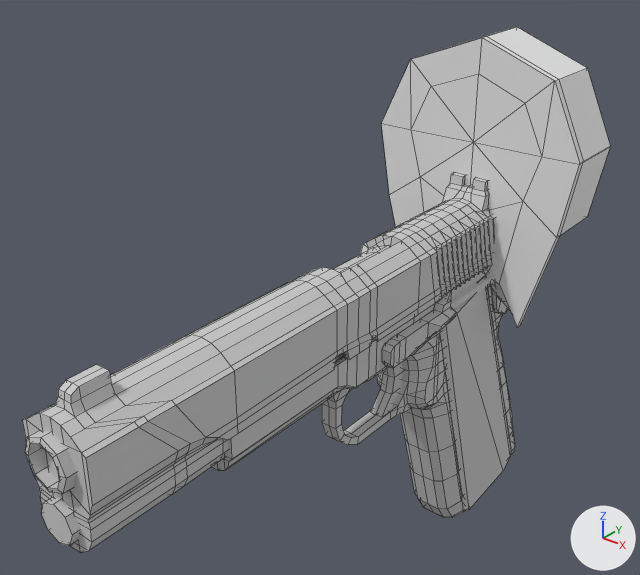
The FBX model assets/colt_1911_a1.FBX: old version first, new version second.
Before and after are seen from a camera (50 mm lens) standing at (0.129, -0.238, 0.092) and looking at (-0.014, -0.059, -0.019). Lighting does not change. The marker at lower right points along +X, +Y and +Z. Mesh edges are drawn as thin lines on the coarser meshes. Where no turn or scale is listed for an object, it has been applied to the vertices.

Objects in the first picture: 'barrel', 'barrel bushing', 'reciever', 'recoil spring plug', 'slide', 'slide stop', 'stock', 'trigger'.
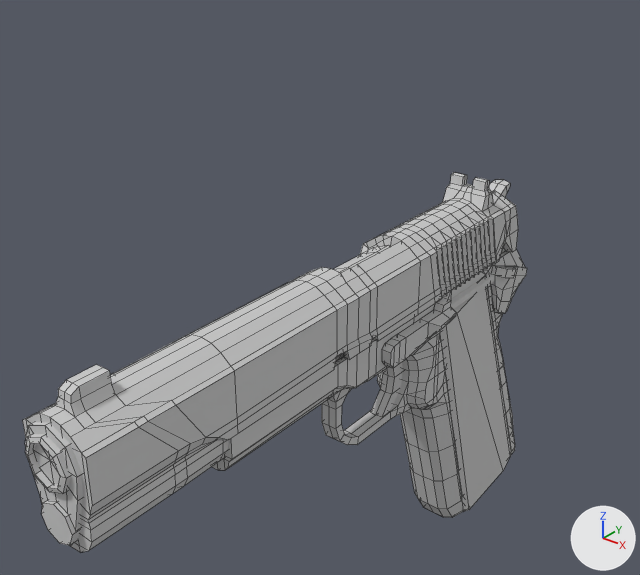
Commit message: updated gun

Edits to the bpy script that builds the scene:
```text
Change ob_barrel_bushing:
    ob_barrel_bushing.location: (0.0, 0.0, 0.0) -> (-0.0003, -0.16, -0.0178)
    ob_barrel_bushing.scale: (1.0, 1.0, 1.0) -> (0.24, 0.258, 1.0)
```

Changed parts and their boxes [x1, y1, x2, y2] in the pictures (640 x 575 px):
'barrel bushing', moved, rescaled: before [381, 27, 610, 328]; after [25, 422, 83, 531]
